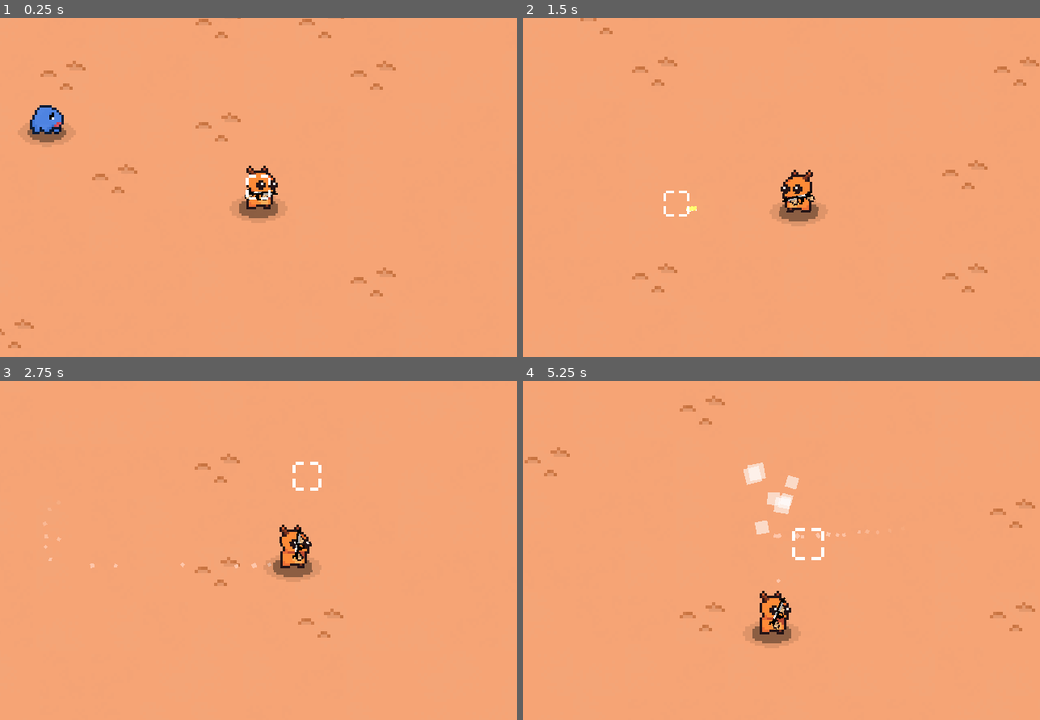
Above: before the commit, frames 1-4 (two rows, left to right).
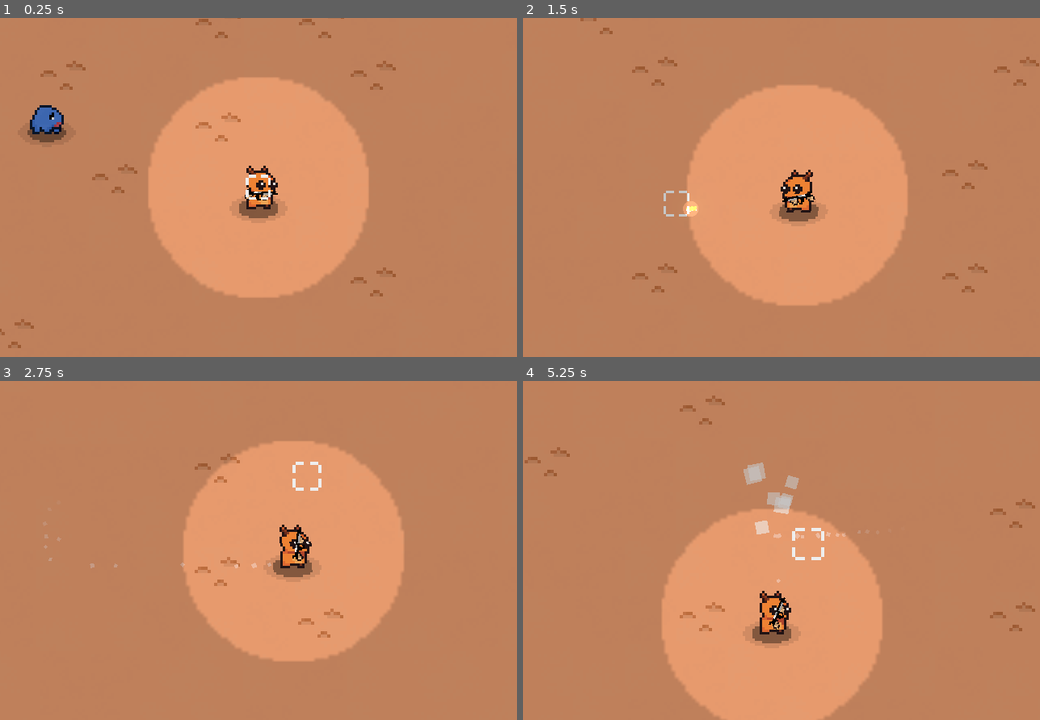
Above: after the commit, the same moments.

Repository: Satyamex/little-malice
Game: Godot game, scene res://game_scenes/stage.tscn
Same seed, same stepped clock (60 frames per second), same inputs: the game is played once before the commit and once after it.
Inputs (mouse positions are in pixels of both pictures, inside the frame that each line leads up to):
- Up to frame 1 (0.25 s): no input
- Up to frame 2 (1.5 s): move the mouse to (895, 170) at 0.52 s; hold D (move_right) 0.53-1.28 s; tap Space (dash) at 0.6 s; move the mouse to (678, 204) at 1.27 s; hold S (move_down) from 1.28 s (still down); click (678, 204) at 1.35 s
- Up to frame 3 (2.75 s): move the mouse to (310, 475) at 2.02 s; release S (move_down) at 2.03 s; hold D (move_right) from 2.03 s (still down); tap Space (dash) at 2.1 s
- Up to frame 4 (5.25 s): move the mouse to (755, 618) at 2.77 s; release D (move_right) at 2.78 s; hold W (move_up) 2.78-3.53 s; click (755, 618) at 2.85 s; move the mouse to (936, 601) at 3.52 s; hold A (move_left) 3.53-5.03 s; tap Space (dash) at 3.6, 5.1 s; move the mouse to (626, 499) at 4.27 s; click (626, 499) at 4.35 s; move the mouse to (807, 550) at 5.02 s; hold S (move_down) from 5.03 s (still down)

The runs differ from the first frame. In frame 1, 78% of the frame differs, in the area x 0-100%, y 0-100%; in frame 2, 78%; in frame 3, 78%; in frame 4, 79%.

Commit message:
lighting

Diff:
--- a/game_scenes/stage.tscn
+++ b/game_scenes/stage.tscn
@@ -1,7 +1,8 @@
-[gd_scene load_steps=11 format=4 uid="uid://d7w8dcndov3c"]
+[gd_scene load_steps=12 format=4 uid="uid://d7w8dcndov3c"]
 
 [ext_resource type="PackedScene" uid="uid://b512cc8qhxk21" path="res://prefab_scenes/player.tscn" id="2_8ws2d"]
 [ext_resource type="PackedScene" uid="uid://bj650jel8uh1h" path="res://prefab_scenes/turtle_enemy.tscn" id="3_8ws2d"]
+[ext_resource type="Texture2D" uid="uid://d28tl2x0aewn7" path="res://sprites/light_texture.png" id="3_l643k"]
 [ext_resource type="Texture2D" uid="uid://dhj1wadvt5wpe" path="res://sprites/Map/MapTiles.png" id="4_l643k"]
 
 [sub_resource type="Environment" id="Environment_nsj2l"]
@@ -98,6 +99,11 @@
 [node name="player" parent="." instance=ExtResource("2_8ws2d")]
 position = Vector2(850, 425)
 
+[node name="PointLight2D" type="PointLight2D" parent="player"]
+energy = 0.16
+texture = ExtResource("3_l643k")
+texture_scale = 4.29
+
 [node name="turtle_enemy" parent="." instance=ExtResource("3_8ws2d")]
 position = Vector2(583, 333)
 
@@ -122,3 +128,6 @@
 position = Vector2(2803, 481)
 rotation = -1.5707964
 shape = SubResource("RectangleShape2D_l643k")
+
+[node name="ambient_light" type="CanvasModulate" parent="."]
+color = Color(0.77788156, 0.77788156, 0.7778816, 1)
--- a/prefab_scenes/player_bullet.tscn
+++ b/prefab_scenes/player_bullet.tscn
@@ -1,8 +1,9 @@
-[gd_scene load_steps=5 format=3 uid="uid://ctl8tli74apuc"]
+[gd_scene load_steps=6 format=3 uid="uid://ctl8tli74apuc"]
 
 [ext_resource type="Script" uid="uid://dtcyfy00m0gmu" path="res://prefab_scripts/player_bullet.gd" id="1_77cen"]
 [ext_resource type="Texture2D" uid="uid://b7mwx7hq5nong" path="res://sprites/PlayerStuff/player_bullet.png" id="1_o54cb"]
 [ext_resource type="Texture2D" uid="uid://c4q4hkxobwlca" path="res://sprites/PlayerStuff/Bullet.png" id="3_isuvx"]
+[ext_resource type="Texture2D" uid="uid://d28tl2x0aewn7" path="res://sprites/light_texture.png" id="4_vfyxe"]
 
 [sub_resource type="RectangleShape2D" id="RectangleShape2D_77cen"]
 size = Vector2(6, 13)
@@ -28,4 +29,9 @@
 rotation = -1.5707964
 texture = ExtResource("3_isuvx")
 
+[node name="PointLight2D" type="PointLight2D" parent="."]
+energy = 0.16
+texture = ExtResource("4_vfyxe")
+texture_scale = 0.3
+
 [connection signal="body_entered" from="." to="." method="_on_Bullet_body_entered"]
Binary file added: ASE/bullet_light_texture.ase
Binary file added: ASE/light_texture.ase
Binary file added: sprites/bullet_light_texture.png
Not shown, added: sprites/bullet_light_texture.png.import
Binary file added: sprites/light_texture.png
Not shown, added: sprites/light_texture.png.import
